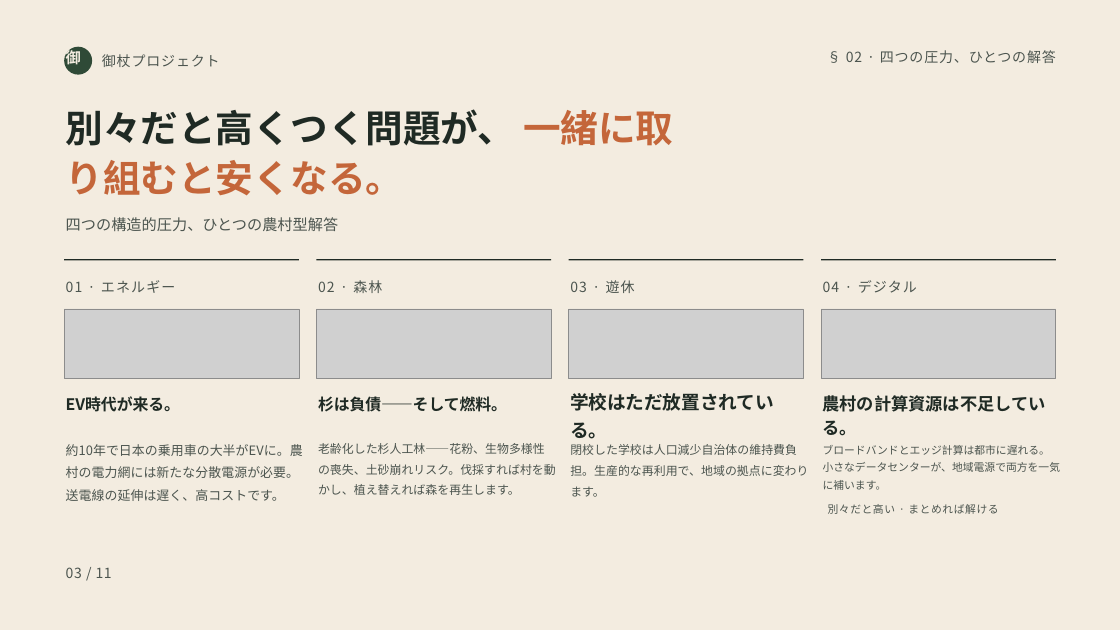
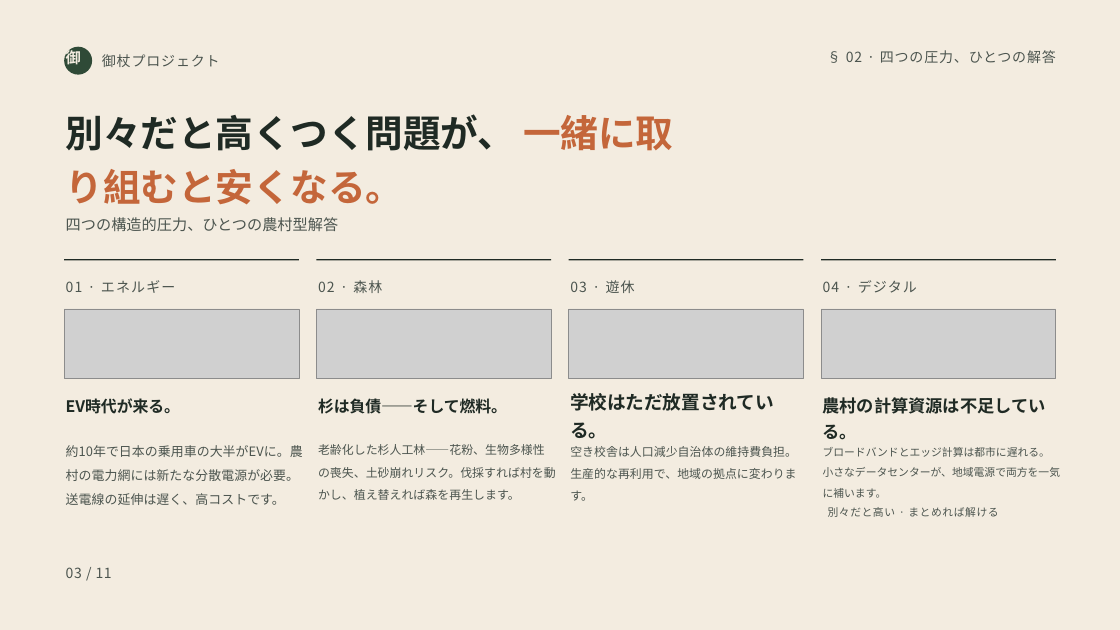
Before and after one commit to robouden/mitsue-ai-data-center, a slide deck: slide 3 of Mitsue Project Presentation - 日本語.pptx. Drawn at 1120x630 pixels with LibreOffice and Linux fonts; fonts in the diff are those of the drawing; grey boxes stand for pictures. Boxes give left, top, right and bottom in pixels: in the first picture for what was removed or moved away, otherwise in the second. Text is boxed around its words. In the diff, an @@ line names an element or a change of style, - is before the commit and + after.

```diff
--- a/Mitsue Project Presentation - 日本語.pptx
+++ b/Mitsue Project Presentation - 日本語.pptx
@@ text "別々だと高くつく問題が、 一緒に取り組むと安くなる。" at [66, 114, 673, 205]: line spacing 1.1 to 1.2 @@
@@ line spacing 1.15 to 1.25 in 3 elements at [66, 398, 180, 414], [318, 398, 507, 414], [823, 397, 1046, 440] @@
@@ text "約10年で日本の乗用車の大半がEVに。農村の電力網には新たな分散電源が必要。送電線の延伸は遅く、高コストです。" at [66, 445, 303, 505]: line spacing 1.45 to 1.55 @@
@@ text "老齢化した杉人工林——花粉、生物多様性の喪失、土砂崩れリスク。伐採すれば村を動かし、植え替えれば森を再生します。" at [318, 444, 556, 500]: line spacing 1.45 to 1.55 @@
@@ text "ブロードバンドとエッジ計算は都市に遅れる。小さなデータセンターが、地域電源で両方を一気に補います。" at [823, 467, 1060, 498]: line spacing 1.35 to 1.55 @@
@@ text at [570, 468, 796, 501]: text changed @@
-閉校した学校は人口減少自治体の維持費負担。生産的な再利用で、地域の拠点に変わります。
+空き校舎は人口減少自治体の維持費負担。生産的な再利用で、地域の拠点に変わります。
@@ text "別々だと高い · まとめれば解ける" at [828, 507, 998, 517]: line spacing 0.8 to 1 @@
```
Also in this commit, not shown: 10 other slides changed, 26 other files.
